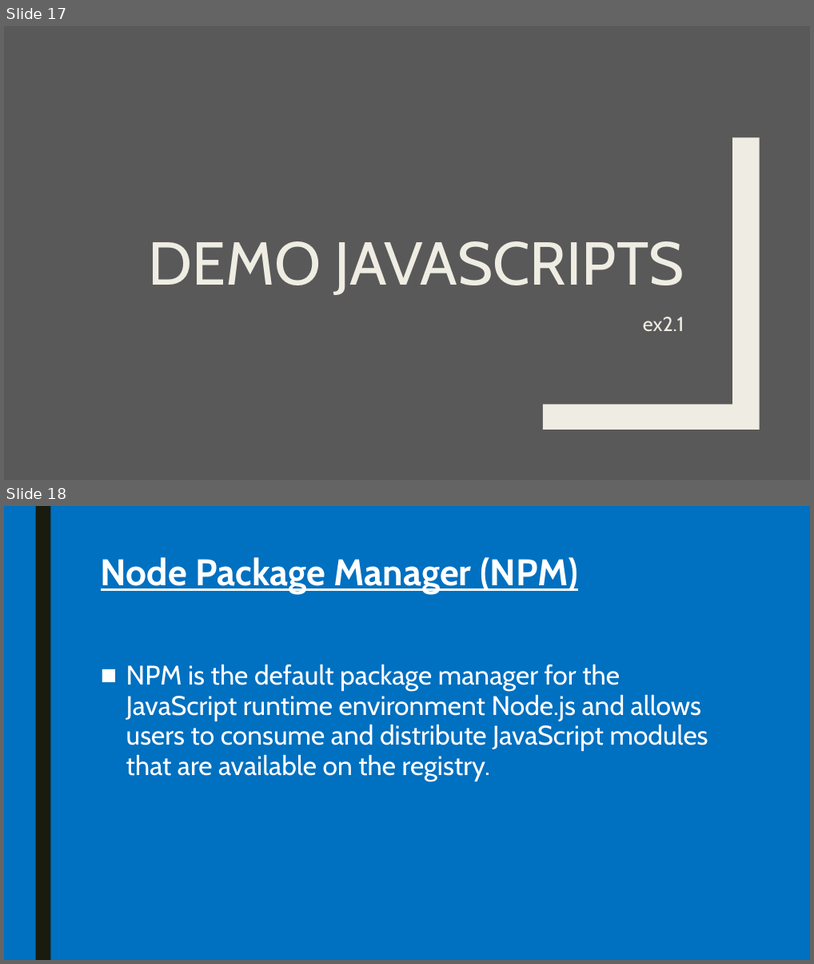
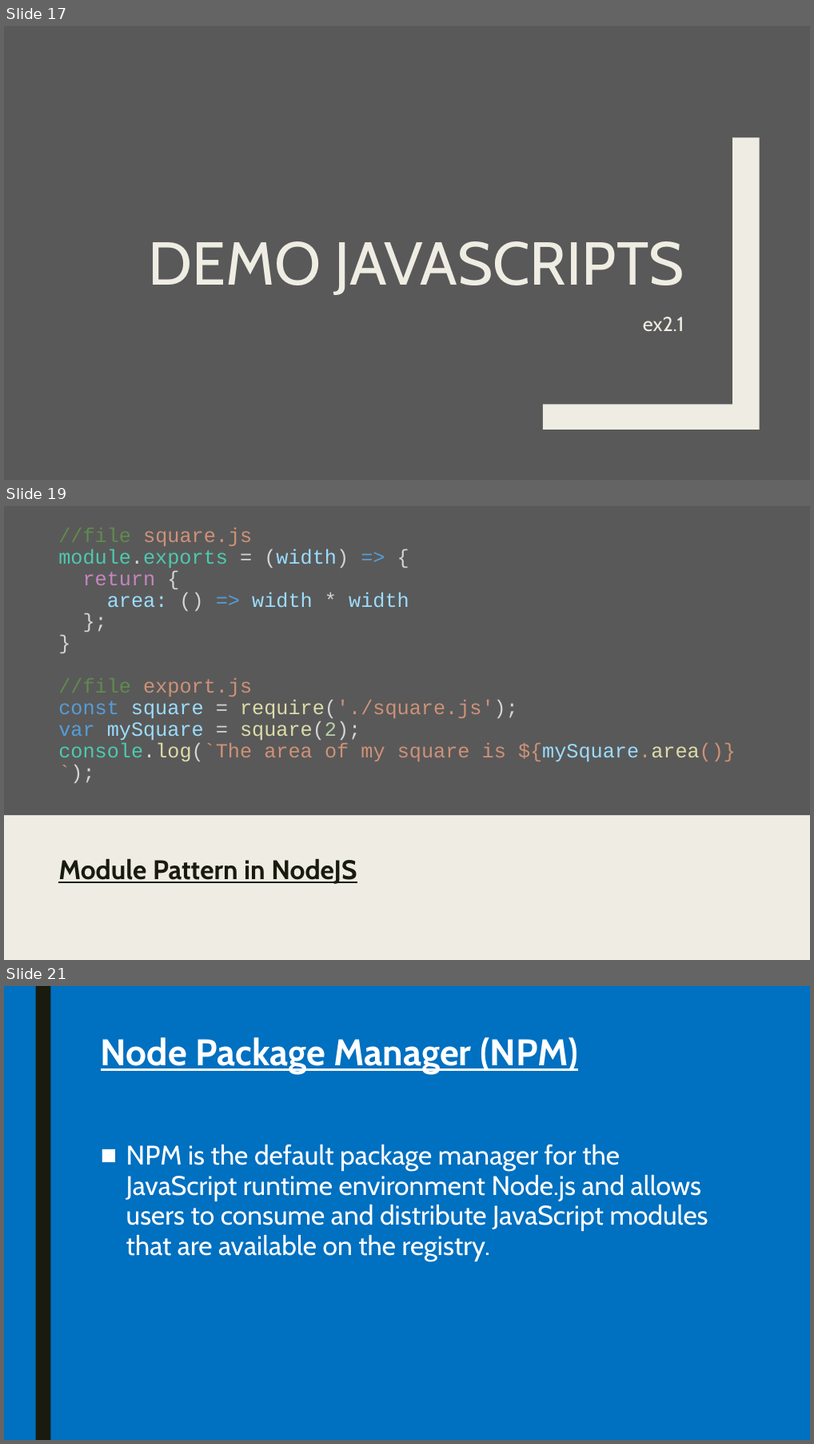
Before and after one commit to pkyurkchiev/mean-stack, a slide deck: presentations/nodeJS.pptx. Shown one above the other, each under a label of ours: slides 17 and 18 before the commit, slides 17, 19 and 21 after it; the slides between them are not shown. The pictures are 814x964 and 814x1444 pixels, drawn with LibreOffice and Linux fonts; fonts in the diff are those of the drawing. Boxes give left, top, right and bottom in pixels: in the first picture for what was removed or moved away, otherwise in the second. Text is boxed around its words. In the diff, an @@ line names an element or a change of style, - is before the commit and + after.

```diff
--- a/presentations/nodeJS.pptx
+++ b/presentations/nodeJS.pptx
@@ slide 19 added at (4,506,810,960), background #EFEDE3 @@
@@ rectangle added at (4,506,810,815), fill #595959 @@
@@ title added at (58,528,736,761), 24 pt, text #CE9178 @@
+//file square.js
+module.exports = (width) => {
+return {
+area: () => width * width
+};
+}
+//file export.js
+const square = require('./square.js');
+var mySquare = square(2);
+console.log(`The area of my square is ${mySquare.area()}`);
@@ text added at (58,858,357,884), 32 pt, text #191B0E, bold, underline @@
+Module Pattern in NodeJS
@@ what was slide 18 is now slide 21 @@
```
Also in this commit, not shown: 2 other slides added, 2 other files.
